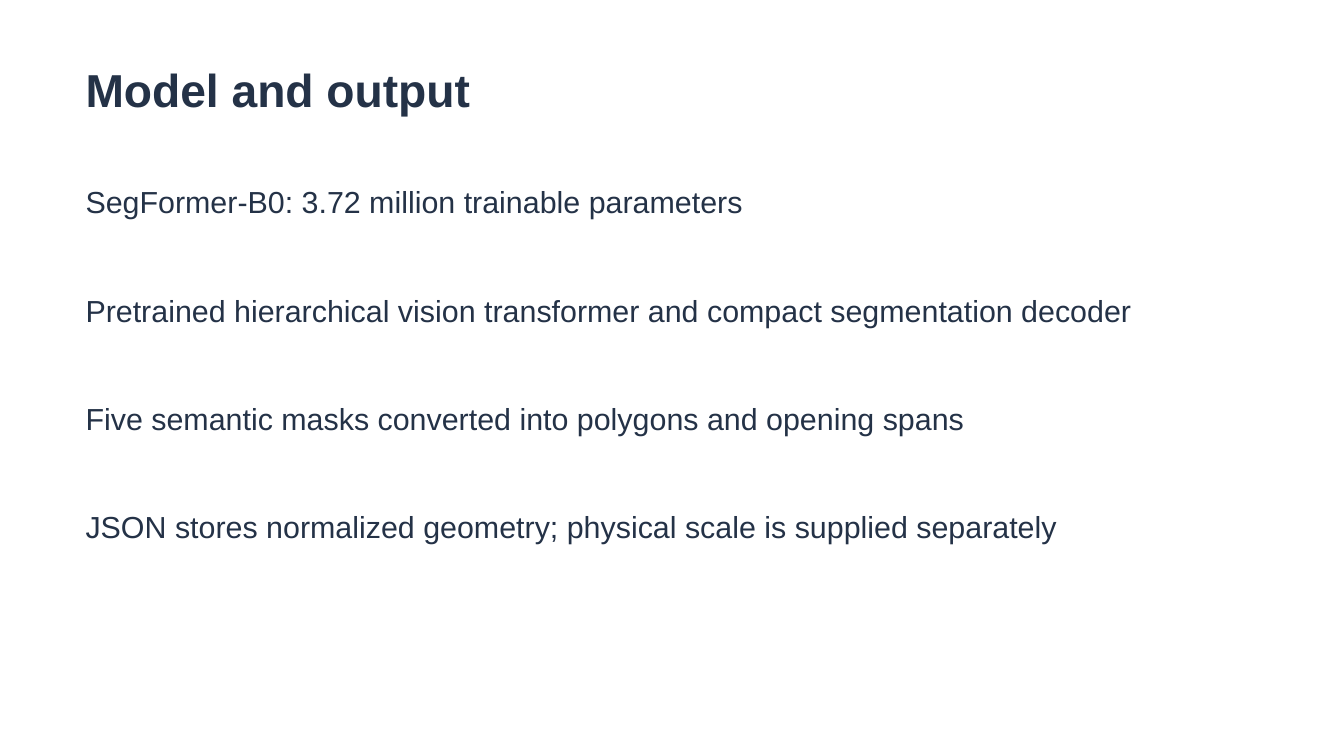
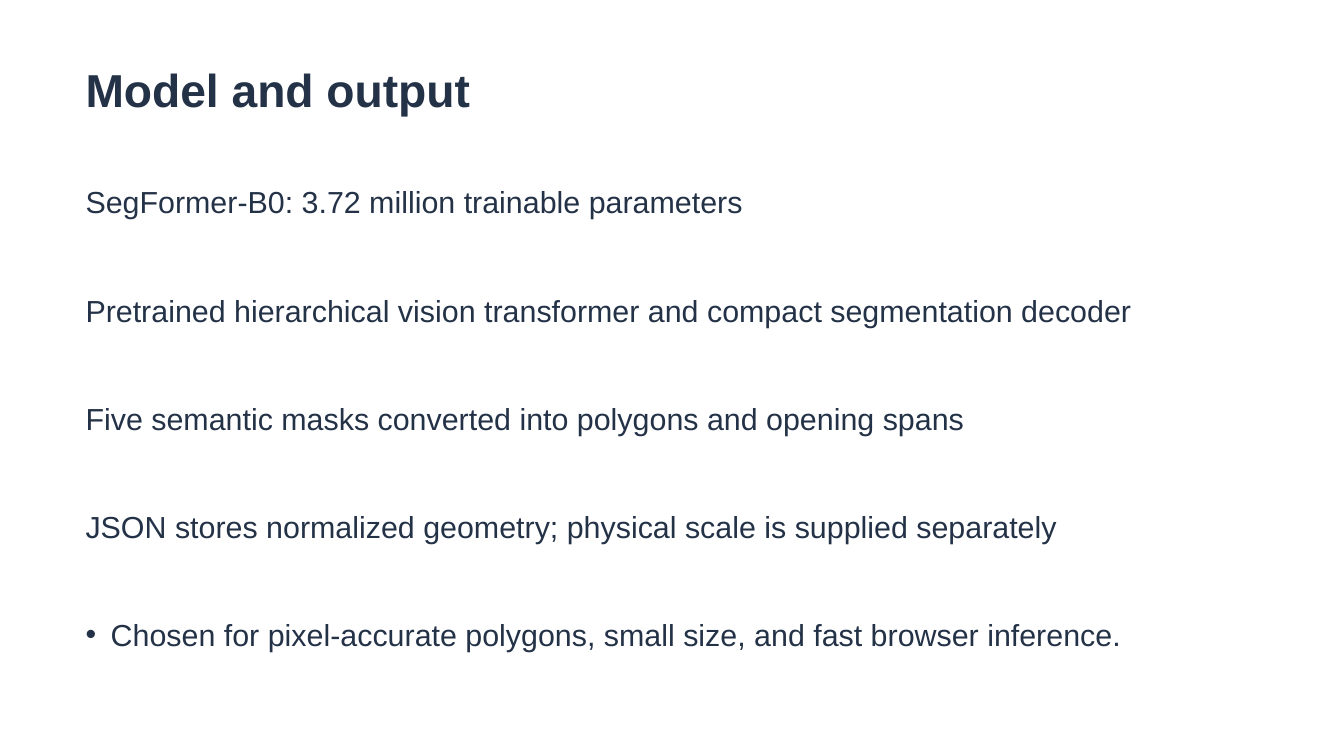
Before and after one commit to ajayfjfj/floorplan-studio, a slide deck: slide 2 of presentation/FloorPlan_Detection_Final.pptx. Drawn at 1344x756 pixels with LibreOffice and Linux fonts; fonts in the diff are those of the drawing. Boxes give left, top, right and bottom in pixels: in the first picture for what was removed or moved away, otherwise in the second. Text is boxed around its words. In the diff, an @@ line names an element or a change of style, - is before the commit and + after.

```diff
--- a/presentation/FloorPlan_Detection_Final.pptx
+++ b/presentation/FloorPlan_Detection_Final.pptx
@@ text added at <box>111,624,1120,652</box>, 21.8 pt, text #243247 @@
+• Chosen for pixel-accurate polygons, small size, and fast browser inference.
```
